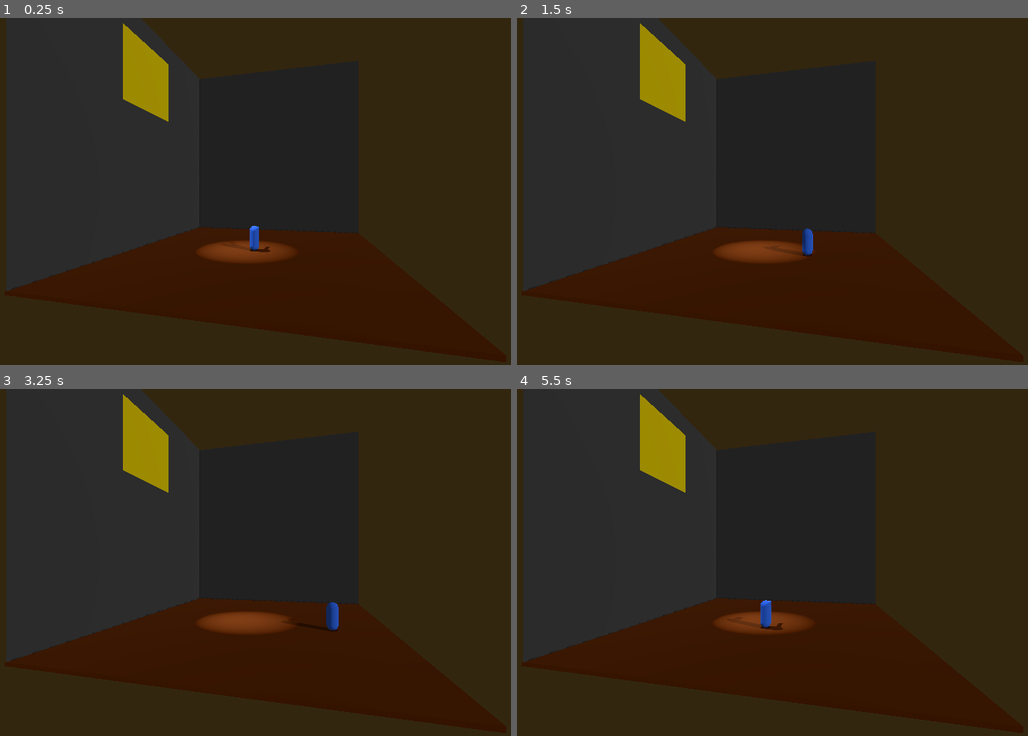
Above: before the commit, frames 1-4 (two rows, left to right).
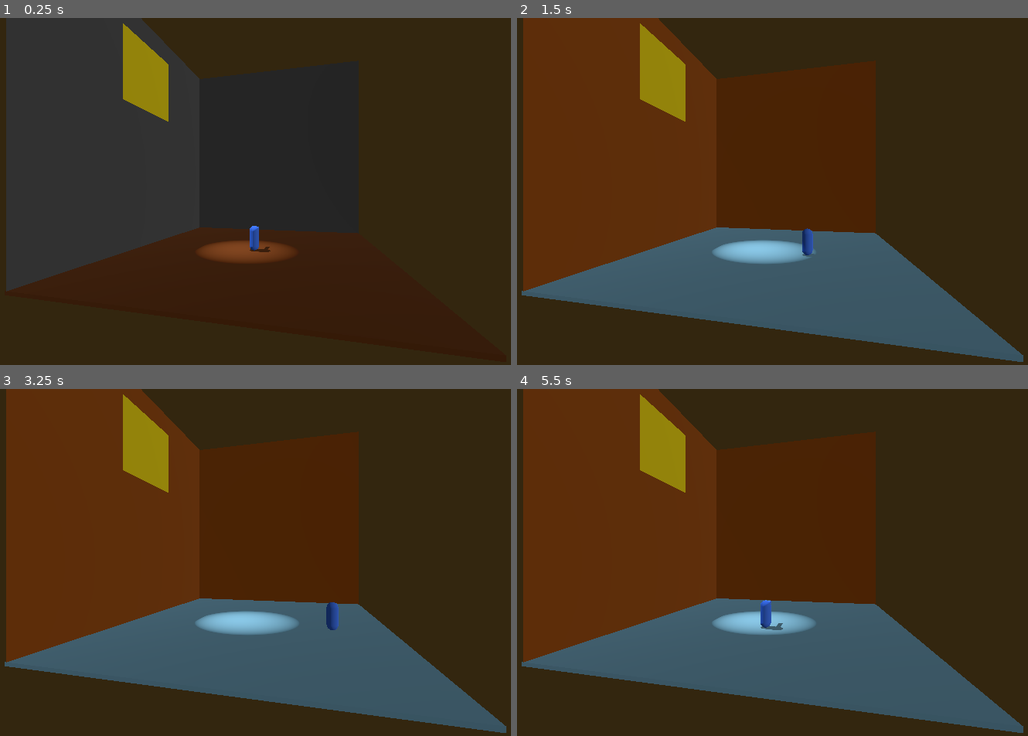
Above: after the commit, the same moments.

Repository: honeydill/Game-Music-Jam-2023
Game: Godot game, scene res://world/level.tscn
Same seed, same stepped clock (60 frames per second), same inputs: the game is played once before the commit and once after it.
Inputs:
- Up to frame 1 (0.25 s): no input
- Up to frame 2 (1.5 s): tap Enter at 0.5 s; hold Right (ui_right) 0.53-1.28 s; tap 1 (switch_to_era_1, bound only after the commit) at 0.6 s; tap 2 (switch_to_era_2, bound only after the commit) at 0.8, 1.35 s; hold Down (ui_down) from 1.28 s (still down)
- Up to frame 3 (3.25 s): tap 3 (switch_to_era_3, bound only after the commit) at 1.55, 2.1 s; release Down (ui_down) at 2.03 s; hold Right (ui_right) 2.03-2.78 s; tap 1 (switch_to_era_1, bound only after the commit) at 2.3, 2.85 s; hold Up (ui_up) from 2.78 s (still down); tap 2 (switch_to_era_2, bound only after the commit) at 3.05 s
- Up to frame 4 (5.5 s): release Up (ui_up) at 3.53 s; hold Left (ui_left) 3.53-5.03 s; tap 2 (switch_to_era_2, bound only after the commit) at 3.6, 5.3 s; tap 3 (switch_to_era_3, bound only after the commit) at 3.8, 4.35 s; tap 1 (switch_to_era_1, bound only after the commit) at 4.55, 5.1 s; hold Down (ui_down) from 5.03 s (still down)

The runs differ from the first frame. In frame 1, less than 0.1% of the frame differs, in the area x 2-51%, y 61-79%; in frame 2, 57%, in the area x 0-100%, y 0-100%; in frame 3, 57%; in frame 4, 57%.

Commit message:
Added changing between 3 eras

Diff:
--- a/Game Music Jam 2023/player/player.gd
+++ b/Game Music Jam 2023/player/player.gd
@@ -2,7 +2,7 @@
 
 var MAX_SPEED = 2;
 
-func _physics_process(delta):
+func _physics_process(_delta):
 
 	var input_dir = Input.get_vector("ui_left", "ui_right", "ui_up", "ui_down")
 	var direction = (transform.basis * Vector3(input_dir.x, 0, input_dir.y)).normalized()
--- a/Game Music Jam 2023/project.godot
+++ b/Game Music Jam 2023/project.godot
@@ -15,6 +15,24 @@
 config/features=PackedStringArray("4.1", "Forward Plus")
 config/icon="res://icon.svg"
 
+[input]
+
+switch_to_era_1={
+"deadzone": 0.5,
+"events": [Object(InputEventKey,"resource_local_to_scene":false,"resource_name":"","device":0,"window_id":0,"alt_pressed":false,"shift_pressed":false,"ctrl_pressed":false,"meta_pressed":false,"pressed":false,"keycode":0,"physical_keycode":49,"key_label":0,"unicode":0,"echo":false,"script":null)
+]
+}
+switch_to_era_2={
+"deadzone": 0.5,
+"events": [Object(InputEventKey,"resource_local_to_scene":false,"resource_name":"","device":0,"window_id":0,"alt_pressed":false,"shift_pressed":false,"ctrl_pressed":false,"meta_pressed":false,"pressed":false,"keycode":0,"physical_keycode":50,"key_label":0,"unicode":0,"echo":false,"script":null)
+]
+}
+switch_to_era_3={
+"deadzone": 0.5,
+"events": [Object(InputEventKey,"resource_local_to_scene":false,"resource_name":"","device":-1,"window_id":0,"alt_pressed":false,"shift_pressed":false,"ctrl_pressed":false,"meta_pressed":false,"pressed":false,"keycode":0,"physical_keycode":51,"key_label":0,"unicode":51,"echo":false,"script":null)
+]
+}
+
 [rendering]
 
 environment/defaults/default_clear_color=Color(0.2, 0.14902, 0.0588235, 1)
--- /dev/null
+++ b/Game Music Jam 2023/world/level.gd
@@ -0,0 +1,25 @@
+extends Node3D
+
+
+# Called when the node enters the scene tree for the first time.
+func _ready():
+	$Era_1.global_position = Vector3(0,0,0);
+	$Era_2.global_position = Vector3(0,0,400);
+	$Era_3.global_position = Vector3(0,0,400);
+	pass # Replace with function body.
+
+
+# Called every frame. 'delta' is the elapsed time since the previous frame.
+func _process(_delta):
+	if Input.is_action_just_pressed("switch_to_era_1"):
+		$Era_1.global_position = Vector3(0,0,0);
+		$Era_2.global_position = Vector3(0,0,400);
+		$Era_3.global_position = Vector3(0,0,400);
+	if Input.is_action_just_pressed("switch_to_era_2"):
+		$Era_1.global_position = Vector3(0,0,400);
+		$Era_2.global_position = Vector3(0,0,0);
+		$Era_3.global_position = Vector3(0,0,400);
+	if Input.is_action_just_pressed("switch_to_era_3"):
+		$Era_1.global_position = Vector3(0,0,400);
+		$Era_2.global_position = Vector3(0,0,400);
+		$Era_3.global_position = Vector3(0,0,0);
--- a/Game Music Jam 2023/world/level.tscn
+++ b/Game Music Jam 2023/world/level.tscn
@@ -1,5 +1,6 @@
-[gd_scene load_steps=7 format=3 uid="uid://bobxi2qd13gj2"]
+[gd_scene load_steps=14 format=3 uid="uid://bobxi2qd13gj2"]
 
+[ext_resource type="Script" path="res://world/level.gd" id="1_do2x6"]
 [ext_resource type="PackedScene" uid="uid://b0232ukkwh22v" path="res://player/player.tscn" id="1_fl3g4"]
 
 [sub_resource type="StandardMaterial3D" id="StandardMaterial3D_tt6gc"]
@@ -15,6 +16,24 @@
 [sub_resource type="StandardMaterial3D" id="StandardMaterial3D_m5hql"]
 albedo_color = Color(0.309804, 0.309804, 0.309804, 1)
 
+[sub_resource type="StandardMaterial3D" id="StandardMaterial3D_l4c4m"]
+albedo_color = Color(0.462745, 0.670588, 0.772549, 1)
+
+[sub_resource type="StandardMaterial3D" id="StandardMaterial3D_tcpsg"]
+albedo_color = Color(0.596078, 0.294118, 0.00784314, 1)
+
+[sub_resource type="StandardMaterial3D" id="StandardMaterial3D_32ua4"]
+albedo_color = Color(0.596078, 0.294118, 0.00784314, 1)
+
+[sub_resource type="StandardMaterial3D" id="StandardMaterial3D_itryb"]
+albedo_color = Color(0, 0.211765, 0.211765, 1)
+
+[sub_resource type="StandardMaterial3D" id="StandardMaterial3D_ubro0"]
+albedo_color = Color(0.258824, 0.34902, 0.34902, 1)
+
+[sub_resource type="StandardMaterial3D" id="StandardMaterial3D_h4vit"]
+albedo_color = Color(0.258824, 0.34902, 0.34902, 1)
+
 [sub_resource type="Environment" id="Environment_2u2nv"]
 ambient_light_source = 3
 ambient_light_color = Color(1, 1, 1, 1)
@@ -22,48 +41,126 @@
 ambient_light_energy = 0.1
 
 [node name="Level" type="Node3D"]
+script = ExtResource("1_do2x6")
 
-[node name="Floor" type="CSGBox3D" parent="."]
+[node name="Era_1" type="Node3D" parent="."]
+
+[node name="Floor" type="CSGBox3D" parent="Era_1"]
 use_collision = true
 size = Vector3(10, 0.1, 10)
 material = SubResource("StandardMaterial3D_tt6gc")
 
-[node name="Camera" type="Camera3D" parent="."]
-transform = Transform3D(0.976672, 0, 0.214735, 0, 1, 0, -0.214735, 0, 0.976672, 2.16258, 2.45742, 9.02226)
-
-[node name="Player" parent="." instance=ExtResource("1_fl3g4")]
-
-[node name="Left Wall" type="CSGBox3D" parent="."]
+[node name="Left Wall" type="CSGBox3D" parent="Era_1"]
 transform = Transform3D(1, 0, 0, 0, 1, 0, 0, 0, 1, -5, 5, 0)
 snap = 0.577446
 use_collision = true
 size = Vector3(0.1, 10, 10)
 material = SubResource("StandardMaterial3D_l0bjc")
 
-[node name="Window" type="CSGBox3D" parent="Left Wall"]
+[node name="Window" type="CSGBox3D" parent="Era_1/Left Wall"]
 transform = Transform3D(1, 0, 0, 0, 1, 0, 0, 0, 1, 0, 2.57873, 0)
 snap = 0.577446
 size = Vector3(0.1, 3, 3)
 material = SubResource("StandardMaterial3D_204ib")
 
-[node name="Right Wall" type="CSGBox3D" parent="."]
+[node name="Right Wall" type="CSGBox3D" parent="Era_1"]
 transform = Transform3D(1, 0, 0, 0, 1, 0, 0, 0, 1, 0, 5, -5)
 snap = 0.577446
 use_collision = true
 size = Vector3(10, 10, 0.1)
 material = SubResource("StandardMaterial3D_m5hql")
 
-[node name="SpotLight3D2" type="SpotLight3D" parent="."]
+[node name="SpotLight3D2" type="SpotLight3D" parent="Era_1"]
 transform = Transform3D(-4.37114e-08, 0.866025, -0.5, 0, 0.5, 0.866025, 1, 3.78552e-08, -2.18557e-08, -8.04745, 13.1854, -0.00526905)
 light_energy = 6.157
 shadow_enabled = true
 spot_range = 29.201
 spot_angle = 6.97
 
-[node name="DirectionalLight3D" type="DirectionalLight3D" parent="."]
+[node name="DirectionalLight3D" type="DirectionalLight3D" parent="Era_1"]
 transform = Transform3D(0.398749, -0.35685, 0.844782, 0, 0.921185, 0.389124, -0.91706, -0.155163, 0.367322, 12.6647, 4.10214, 3.65265)
 light_energy = 0.094
+
+[node name="Era_2" type="Node3D" parent="."]
+
+[node name="Floor" type="CSGBox3D" parent="Era_2"]
+use_collision = true
+size = Vector3(10, 0.1, 10)
+material = SubResource("StandardMaterial3D_l4c4m")
+
+[node name="Left Wall" type="CSGBox3D" parent="Era_2"]
+transform = Transform3D(1, 0, 0, 0, 1, 0, 0, 0, 1, -5, 5, 0)
+snap = 0.577446
+use_collision = true
+size = Vector3(0.1, 10, 10)
+material = SubResource("StandardMaterial3D_tcpsg")
+
+[node name="Window" type="CSGBox3D" parent="Era_2/Left Wall"]
+transform = Transform3D(1, 0, 0, 0, 1, 0, 0, 0, 1, 0, 2.57873, 0)
+snap = 0.577446
+size = Vector3(0.1, 3, 3)
+material = SubResource("StandardMaterial3D_204ib")
+
+[node name="Right Wall" type="CSGBox3D" parent="Era_2"]
+transform = Transform3D(1, 0, 0, 0, 1, 0, 0, 0, 1, 0, 5, -5)
+snap = 0.577446
+use_collision = true
+size = Vector3(10, 10, 0.1)
+material = SubResource("StandardMaterial3D_32ua4")
+
+[node name="SpotLight3D2" type="SpotLight3D" parent="Era_2"]
+transform = Transform3D(-4.37114e-08, 0.866025, -0.5, 0, 0.5, 0.866025, 1, 3.78552e-08, -2.18557e-08, -8.04745, 13.1854, -0.00526905)
+light_energy = 6.157
 shadow_enabled = true
+spot_range = 29.201
+spot_angle = 6.97
+
+[node name="DirectionalLight3D" type="DirectionalLight3D" parent="Era_2"]
+transform = Transform3D(0.398749, -0.35685, 0.844782, 0, 0.921185, 0.389124, -0.91706, -0.155163, 0.367322, 12.6647, 4.10214, 3.65265)
+light_energy = 0.094
+
+[node name="Era_3" type="Node3D" parent="."]
+
+[node name="Floor" type="CSGBox3D" parent="Era_3"]
+use_collision = true
+size = Vector3(10, 0.1, 10)
+material = SubResource("StandardMaterial3D_itryb")
+
+[node name="Left Wall" type="CSGBox3D" parent="Era_3"]
+transform = Transform3D(1, 0, 0, 0, 1, 0, 0, 0, 1, -5, 5, 0)
+snap = 0.577446
+use_collision = true
+size = Vector3(0.1, 10, 10)
+material = SubResource("StandardMaterial3D_ubro0")
+
+[node name="Window" type="CSGBox3D" parent="Era_3/Left Wall"]
+transform = Transform3D(1, 0, 0, 0, 1, 0, 0, 0, 1, 0, 2.57873, 0)
+snap = 0.577446
+size = Vector3(0.1, 3, 3)
+material = SubResource("StandardMaterial3D_204ib")
+
+[node name="Right Wall" type="CSGBox3D" parent="Era_3"]
+transform = Transform3D(1, 0, 0, 0, 1, 0, 0, 0, 1, 0, 5, -5)
+snap = 0.577446
+use_collision = true
+size = Vector3(10, 10, 0.1)
+material = SubResource("StandardMaterial3D_h4vit")
+
+[node name="SpotLight3D2" type="SpotLight3D" parent="Era_3"]
+transform = Transform3D(-4.37114e-08, 0.866025, -0.5, 0, 0.5, 0.866025, 1, 3.78552e-08, -2.18557e-08, -8.04745, 13.1854, -0.00526905)
+light_energy = 6.157
+shadow_enabled = true
+spot_range = 29.201
+spot_angle = 6.97
+
+[node name="DirectionalLight3D" type="DirectionalLight3D" parent="Era_3"]
+transform = Transform3D(0.398749, -0.35685, 0.844782, 0, 0.921185, 0.389124, -0.91706, -0.155163, 0.367322, 12.6647, 4.10214, 3.65265)
+light_energy = 0.094
+
+[node name="Player" parent="." instance=ExtResource("1_fl3g4")]
+
+[node name="Camera" type="Camera3D" parent="."]
+transform = Transform3D(0.976672, 0, 0.214735, 0, 1, 0, -0.214735, 0, 0.976672, 2.16258, 2.45742, 9.02226)
 
 [node name="WorldEnvironment" type="WorldEnvironment" parent="."]
 environment = SubResource("Environment_2u2nv")
